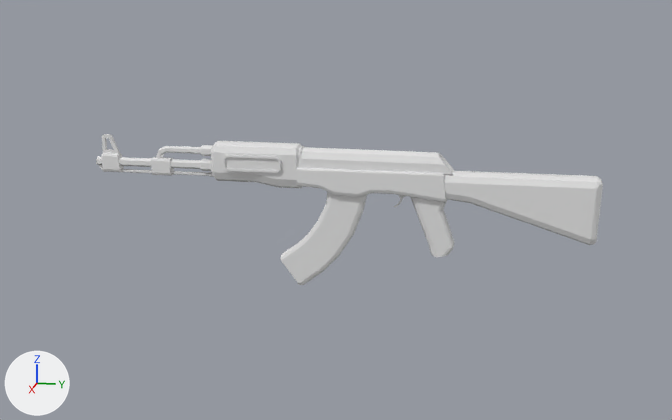
An edit to the Blender file Assets/Models/Guns/LA-87.blend, drawn before and after from the same camera.
The view is the same before and after, from a camera (50 mm lens) standing at (2.553, 0.496, 0.479) and looking at (-0.015, -0.017, -0.163). Arrows for +X, +Y and +Z are at lower left; the lights stay in place.
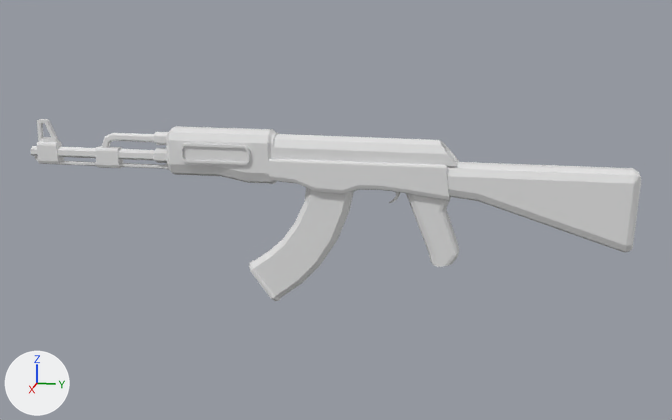
The change, as a list of edits to the scene's bpy script:
```text
Change me_cube:
    used by ob_cube; location = (0.0, 0.257, -0.151)
    remove me_cube.from_pydata(...)  # 498 vertices, 375 faces; spans x 0.0..0.044, y -0.997..0.461, z -0.238..0.188
    add me_cube.from_pydata(...)  # 464 vertices, 351 faces; spans x 0.0..0.053, y -1.206..0.558, z -0.292..0.228
    me_cube part 1: the loose piece of 122 vertices spanning x 0.0..0.04, y -0.377..0.069, z -0.127..0.117 is scaled about the mesh origin by 1.21
    me_cube part 2: the loose piece of 28 vertices spanning x 0.0..0.016, y -0.997..-0.631, z 0.09..0.127 is scaled about the mesh origin by 1.21
    me_cube part 3: the loose piece of 32 vertices spanning x 0.0..0.006, y -0.995..-0.632, z 0.074..0.097 is scaled about the mesh origin by 1.21
    me_cube part 4: the loose piece of 40 vertices spanning x 0.0..0.015, y -0.978..-0.921, z 0.077..0.188 is scaled about the mesh origin by 1.21
    me_cube part 5: the loose piece of 43 vertices spanning x 0.0..0.038, y 0.034..0.461, z -0.07..0.117 is scaled about the mesh origin by 1.21
    me_cube part 6: the loose piece of 73 vertices spanning x 0.0..0.037, y -0.634..-0.367, z 0.051..0.179 is scaled about the mesh origin by 1.21
    me_cube part 7: the loose piece of 16 vertices spanning x 0.0..0.014, y -0.823..-0.764, z 0.073..0.125 is scaled about the mesh origin by 1.21
    me_cube part 8: the loose piece of 32 vertices spanning x 0.032..0.044, y -0.592..-0.422, z 0.103..0.148 is scaled about the mesh origin by 1.21
    me_cube part 9: the loose piece of 28 vertices spanning x 0.0..0.014, y -0.811..-0.623, z 0.11..0.167 is scaled about the mesh origin by 1.21
    me_cube part 10: the loose piece of 56 vertices spanning x 0.0..0.024, y -0.436..-0.18, z -0.238..0.06 is rebuilt with 50 vertices and now spans x 0.0..0.033, y -0.531..-0.218, z -0.292..0.073
Add me_cube_001_1:
    me_cube_001_1.from_pydata(...)  # 38 vertices, 33 faces; spans x -0.036..0.036, y -0.264..0.26, z 0.024..0.097
    # faces by material slot: [31, 2]
    me_cube_001_1.materials.append(mat_material)  # its picture is missing
    me_cube_001_1.materials.append(mat_material_001)  # white #e7e7e7
Remove ob_cube_001:
    ob_cube_001 = bpy.data.objects.new('Cube.001', me_cube_001)
    ob_cube_001.parent = ob_cube
    ob_cube_001.matrix_parent_inverse = Matrix(((1.0, 0.0, 0.0, 0.0), (0.0, 1.0, 0.0, -0.257), (0.0, 0.0, 1.0, 0.151), (0.0, 0.0, 0.0, 1.0)))
    ob_cube_001.location = (0.0, 0.103, -0.0603)
Add ob_slider:
    ob_slider = bpy.data.objects.new('Slider', me_cube_001_1)
    ob_slider.parent = ob_cube
    ob_slider.matrix_parent_inverse = Matrix(((1.0, 0.0, 0.0, 0.0), (0.0, 1.0, 0.0, -0.257), (0.0, 0.0, 1.0, 0.151), (0.0, 0.0, 0.0, 1.0)))
    ob_slider.location = (0.0, 0.0704, -0.0413)
```

What differs and where, as boxes [x1, y1, x2, y2] in the pictures (672 x 420 px; the box of a moved part takes in the faces that stretch with it):
'Cube', reshaped (20% wider, 20% taller): before [96, 134, 603, 285]; after [31, 119, 641, 301]
'Slider', added: after [271, 134, 459, 166]
    faces in mat_material (its picture is missing): [271, 134, 459, 166]
'Cube.001', deleted: before [299, 147, 454, 174]
    faces in mat_material (its picture is missing): [299, 147, 454, 174]
part 1 of me_cube, moved or reshaped: before [297, 168, 454, 257]; after [268, 158, 459, 267]
part 2 of me_cube, moved or reshaped: before [96, 156, 211, 171]; after [31, 146, 167, 163]
part 3 of me_cube, moved or reshaped: before [99, 165, 213, 177]; after [34, 156, 169, 170]
part 4 of me_cube, moved or reshaped: before [101, 134, 124, 172]; after [37, 119, 64, 165]
part 5 of me_cube, moved or reshaped: before [444, 171, 603, 245]; after [447, 162, 641, 252]
part 6 of me_cube, moved or reshaped: before [211, 141, 304, 188]; after [166, 126, 279, 184]
part 7 of me_cube, moved or reshaped: before [151, 157, 174, 176]; after [95, 146, 123, 168]
part 8 of me_cube, moved or reshaped: before [223, 155, 281, 173]; after [180, 143, 250, 165]
part 9 of me_cube, moved or reshaped: before [156, 145, 213, 159]; after [102, 132, 168, 148]
part 10 of me_cube, rebuilt (20% wider, 21% taller): before [280, 192, 367, 285]; after [249, 188, 354, 301]
